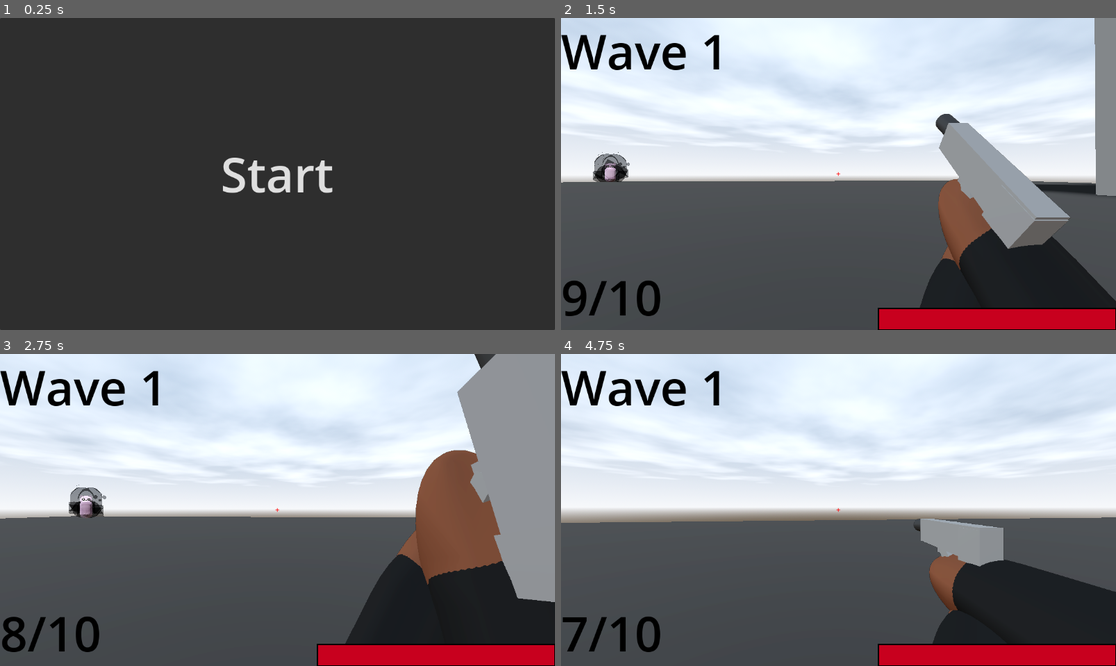
Above: before the commit, frames 1-4 (two rows, left to right).
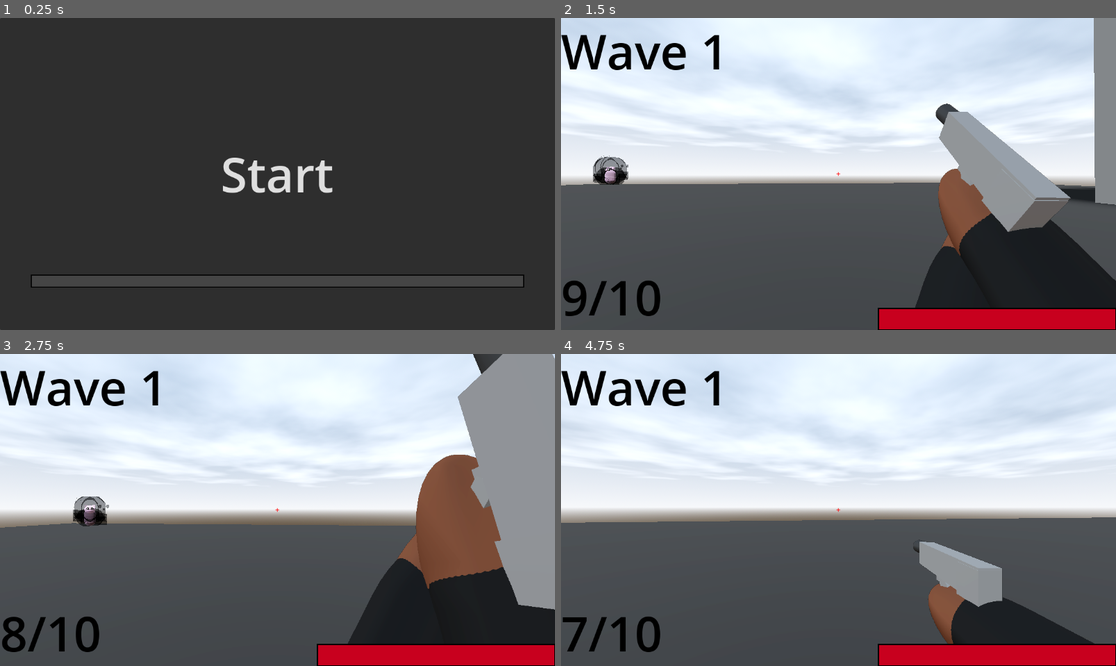
Above: after the commit, the same moments.

Repository: DylanFrenzy/The-Trials-and-Tribulations-of-Tim-Cheese
Game: Godot game, scene res://scenes/hud/start_screen.tscn
The game is run twice, just before and just after one commit, with the same random seed, the same clock (stepped at 60 frames per second) and the same inputs.
Inputs (mouse positions are in pixels of both pictures, inside the frame that each line leads up to):
- Up to frame 1 (0.25 s): no input
- Up to frame 2 (1.5 s): click "Start" at 0.5 s; move the mouse to (866, 174) at 1.27 s; press the mouse at (866, 174) at 1.28 s; hold W (move_forward) from 1.28 s (still down)
- Up to frame 3 (2.75 s): keep holding W (move_forward); tap Space (jump) at 1.52, 2.27 s; right-click (305, 510) at 1.55 s; move the mouse to (249, 510) at 2.02 s; release the mouse at (249, 510) at 2.03 s; right-click (249, 510) at 2.1 s; click (249, 510) at 2.3 s
- Up to frame 4 (4.75 s): keep holding W (move_forward); move the mouse to (849, 503) at 2.77 s; press the mouse at (849, 503) at 2.78 s; right-click (849, 503) at 3.05 s; move the mouse to (832, 516) at 3.52 s; release the mouse at (832, 516) at 3.53 s; right-click (832, 516) at 3.6 s; tap Space (jump) at 3.77, 4.52 s; click (832, 516) at 3.8 s; move the mouse to (877, 513) at 4.27 s; press the mouse at (877, 513) at 4.28 s; right-click (877, 513) at 4.55 s

The runs differ from the first frame. In frame 1, 0.6% of the frame differs, in the area x 5-95%, y 82-87%; in frame 2, 5.3%; in frame 3, 3.6%; in frame 4, 7.3%, in the area x 4-100%, y 52-93%.

Commit message:
sniper zoom, loadout

Diff:
--- a/3d-project/project.godot
+++ b/3d-project/project.godot
@@ -65,3 +65,19 @@
 "events": [Object(InputEventMouseButton,"resource_local_to_scene":false,"resource_name":"","device":-1,"window_id":0,"a …(258 unchanged characters)…
 ]
 }
+pistol_switch={
+"deadzone": 0.2,
+"events": [Object(InputEventKey,"resource_local_to_scene":false,"resource_name":"","device":-1,"window_id":0,"alt_pressed":false,"shift_pressed":false,"ctrl_pressed":false,"meta_pressed":false,"pressed":false,"keycode":0,"physical_keycode":49,"key_label":0,"unicode":49,"location":0,"echo":false,"script":null)
+]
+}
+sniper_switch={
+"deadzone": 0.2,
+"events": [Object(InputEventKey,"resource_local_to_scene":false,"resource_name":"","device":-1,"window_id":0,"alt_pressed":false,"shift_pressed":false,"ctrl_pressed":false,"meta_pressed":false,"pressed":false,"keycode":0,"physical_keycode":50,"key_label":0,"unicode":50,"location":0,"echo":false,"script":null)
+]
+}
+change_weapon_scroll={
+"deadzone": 0.2,
+"events": [Object(InputEventMouseButton,"resource_local_to_scene":false,"resource_name":"","device":-1,"window_id":0,"alt_pressed":false,"shift_pressed":false,"ctrl_pressed":false,"meta_pressed":false,"button_mask":0,"position":Vector2(0, 0),"global_position":Vector2(0, 0),"factor":1.0,"button_index":4,"canceled":false,"pressed":false,"double_click":false,"script":null)
+, Object(InputEventMouseButton,"resource_local_to_scene":false,"resource_name":"","device":-1,"window_id":0,"alt_pressed":false,"shift_pressed":false,"ctrl_pressed":false,"meta_pressed":false,"button_mask":0,"position":Vector2(0, 0),"global_position":Vector2(0, 0),"factor":1.0,"button_index":5,"canceled":false,"pressed":false,"double_click":false,"script":null)
+]
+}
--- a/3d-project/scenes/gun_cam.tscn
+++ b/3d-project/scenes/gun_cam.tscn
@@ -1,17 +1,19 @@
-[gd_scene load_steps=31 format=4 uid="uid://b17m2m5d4cdix"]
+[gd_scene load_steps=28 format=4 uid="uid://b17m2m5d4cdix"]
 
 [ext_resource type="PackedScene" uid="uid://uo8qyngydbub" path="res://assets/Arms.tscn" id="1_03c0v"]
 [ext_resource type="Script" uid="uid://dbkokuf3jkrkn" path="res://scripts/gun_cam.gd" id="1_ktk0j"]
 [ext_resource type="PackedScene" uid="uid://cwvmoqdyec4ah" path="res://assets/pistol.tscn" id="2_20781"]
+[ext_resource type="Script" uid="uid://473lulwbnb6c" path="res://scripts/arms.gd" id="3_i371p"]
 [ext_resource type="Script" uid="uid://cnpg01ajvsom3" path="res://scripts/pistol.gd" id="4_afw81"]
 [ext_resource type="AudioStream" uid="uid://b0o8epq0juwlr" path="res://sound effects/489069__tiliadesign__pistol-perfect-shot-with-silencer.wav" id="4_kb61h"]
 [ext_resource type="AudioStream" uid="uid://bcujp8y1baks3" path="res://sound effects/405538__nebulasnails__pistol-cock.wav" id="4_utigt"]
 [ext_resource type="AnimationLibrary" uid="uid://dvc0gjnq4kdv6" path="res://assets/Anim_lib/pistol.res" id="5_6r2yp"]
 [ext_resource type="AudioStream" uid="uid://cwd8wgpk8rb7k" path="res://sound effects/405538_nebulasnails_pistol-cock (mp3cut.net).mp3" id="6_tf6ll"]
+[ext_resource type="PackedScene" uid="uid://bqitfmr6lxq5a" path="res://assets/sniper_rifle.tscn" id="7_i371p"]
+[ext_resource type="Script" uid="uid://ri40ivn8bvx7" path="res://scripts/sniper_rifle.gd" id="7_wfaqt"]
 [ext_resource type="Material" uid="uid://uu6xha81wcsf" path="res://materials/Arms.tres" id="10_vc4ct"]
 [ext_resource type="Material" uid="uid://clib3jsw7xdh7" path="res://materials/shirt.tres" id="11_dg5pf"]
 [ext_resource type="Material" uid="uid://cjq8ydlcyvrnp" path="res://materials/mag_pistol_skin.tres" id="12_dg5pf"]
-[ext_resource type="Material" uid="uid://8d65jjkpvqql" path="res://materials/gun metal.tres" id="12_i371p"]
 
 [sub_resource type="Animation" id="Animation_tf6ll"]
 resource_name = "Fire"
@@ -304,22 +306,10 @@
 tracks/17/type = "value"
 tracks/17/imported = false
 tracks/17/enabled = true
-tracks/17/path = NodePath("../../Sniper Rifle:position")
+tracks/17/path = NodePath("..:position")
 tracks/17/interp = 1
 tracks/17/loop_wrap = true
 tracks/17/keys = {
-"times": PackedFloat32Array(0),
-"transitions": PackedFloat32Array(1),
-"update": 0,
-"values": [Vector3(0, -0.0404978, -0.212393)]
-}
-tracks/18/type = "value"
-tracks/18/imported = false
-tracks/18/enabled = true
-tracks/18/path = NodePath("..:position")
-tracks/18/interp = 1
-tracks/18/loop_wrap = true
-tracks/18/keys = {
 "times": PackedFloat32Array(0),
 "transitions": PackedFloat32Array(1),
 "update": 0,
@@ -492,22 +482,10 @@
 tracks/0/type = "value"
 tracks/0/imported = false
 tracks/0/enabled = true
-tracks/0/path = NodePath("../../Sniper Rifle:position")
+tracks/0/path = NodePath("..:position")
 tracks/0/interp = 1
 tracks/0/loop_wrap = true
 tracks/0/keys = {
-"times": PackedFloat32Array(0, 0.7),
-"transitions": PackedFloat32Array(1, 0.233259),
-"update": 0,
-"values": [Vector3(0, -0.0404978, -0.212393), Vector3(-0.228783, -0.0990999, 0.0263968)]
-}
-tracks/1/type = "value"
-tracks/1/imported = false
-tracks/1/enabled = true
-tracks/1/path = NodePath("..:position")
-tracks/1/interp = 1
-tracks/1/loop_wrap = true
-tracks/1/keys = {
 "times": PackedFloat32Array(0, 0.7),
 "transitions": PackedFloat32Array(1, 0.233259),
 "update": 0,
@@ -652,30 +630,38 @@
 &"put_away": SubResource("Animation_mk8an")
 }
 
+[sub_resource type="Animation" id="Animation_wfaqt"]
+resource_name = "Zoom"
+length = 0.5
+tracks/0/type = "value"
+tracks/0/imported = false
+tracks/0/enabled = true
+tracks/0/path = NodePath("..:position")
+tracks/0/interp = 1
+tracks/0/loop_wrap = true
+tracks/0/keys = {
+"times": PackedFloat32Array(0, 0.5),
+"transitions": PackedFloat32Array(1, 1),
+"update": 0,
+"values": [Vector3(0.204037, -0.0969836, -0.170399), Vector3(-0.006, -0.119, 0.057)]
+}
+
+[sub_resource type="Animation" id="Animation_jtfo8"]
+length = 0.001
+
+[sub_resource type="AnimationLibrary" id="AnimationLibrary_jtfo8"]
+_data = {
+&"RESET": SubResource("Animation_jtfo8"),
+&"Zoom": SubResource("Animation_wfaqt")
+}
+
 [sub_resource type="CapsuleMesh" id="CapsuleMesh_wfaqt"]
 
 [sub_resource type="CapsuleMesh" id="CapsuleMesh_jtfo8"]
-
-[sub_resource type="BoxMesh" id="BoxMesh_wfaqt"]
-
-[sub_resource type="CylinderMesh" id="CylinderMesh_jtfo8"]
-top_radius = 0.3
-
-[sub_resource type="CylinderMesh" id="CylinderMesh_218sg"]
-
-[sub_resource type="CylinderMesh" id="CylinderMesh_6e0xu"]
-
-[sub_resource type="BoxMesh" id="BoxMesh_l3yuo"]
-
-[sub_resource type="TorusMesh" id="TorusMesh_dg5pf"]
-inner_radius = 0.659
-
-[sub_resource type="CylinderMesh" id="CylinderMesh_i371p"]
-
-[sub_resource type="BoxMesh" id="BoxMesh_dg5pf"]
 
 [node name="GunCam" type="Camera3D"]
 transform = Transform3D(-3.61999e-06, 0, -1, 0, 1, 0, 1, 0, -3.61999e-06, 0, 0, 0)
+near = 0.021
 script = ExtResource("1_ktk0j")
 
 [node name="RayCast3D" type="RayCast3D" parent="."]
@@ -684,6 +670,7 @@
 
 [node name="Node3D" parent="." instance=ExtResource("1_03c0v")]
 transform = Transform3D(-3.61999e-07, 0, -0.1, 0, 0.1, 0, 0.1, 0, -3.61999e-07, 0.204037, -0.0969836, -0.170399)
+script = ExtResource("3_i371p")
 
 [node name="Pistol" parent="Node3D" instance=ExtResource("2_20781")]
 transform = Transform3D(1, 0, 0, 0, 1, 0, 0, 0, 1, -1.13019, 0.423723, 0.0856413)
@@ -693,6 +680,15 @@
 libraries = {
 &"": SubResource("AnimationLibrary_mk8an"),
 &"pistol": ExtResource("5_6r2yp")
+}
+
+[node name="SniperRifle" parent="Node3D" instance=ExtResource("7_i371p")]
+transform = Transform3D(-1.74847e-07, 0, 4, 0, 4, 0, -4, 0, -1.74847e-07, -0.429, 0.791, 0.851)
+script = ExtResource("7_wfaqt")
+
+[node name="AnimationPlayer2" type="AnimationPlayer" parent="Node3D/SniperRifle"]
+libraries = {
+&"": SubResource("AnimationLibrary_jtfo8")
 }
 
 [node name="AudioStreamPlayer3D" type="AudioStreamPlayer3D" parent="."]
@@ -718,7 +714,7 @@
 material = ExtResource("11_dg5pf")
 
 [node name="left_arm_solo" type="CSGMesh3D" parent="."]
-transform = Transform3D(-0.000239449, 0.145469, -0.0802846, 0.0999994, 0.00097999, 1.25198e-09, 0.000322452, -0.195893, -0.0596187, 0.137661, -0.151003, -0.170338)
+transform = Transform3D(-0.000239449, 0.145469, -0.0802846, 0.0999995, 0.000979991, 1.25198e-09, 0.000322452, -0.195893, -0.0596187, 0.137661, -0.151003, -0.170338)
 visible = false
 layers = 2
 mesh = SubResource("CapsuleMesh_jtfo8")
@@ -738,90 +734,3 @@
 [node name="Pistol2" parent="." instance=ExtResource("2_20781")]
 transform = Transform3D(-3.61999e-07, 0, -0.1, 0, 0.1, 0, 0.1, 0, -3.61999e-07, 0.196731, -0.0556682, -0.284847)
 visible = false
-
-[node name="AnimationPlayer2" type="AnimationPlayer" parent="Pistol2"]
-root_node = NodePath("../../Node3D/Pistol")
-libraries = {
-&"": SubResource("AnimationLibrary_mk8an"),
-&"pistol": ExtResource("5_6r2yp")
-}
-
-[node name="Sniper Rifle" type="Node3D" parent="."]
-transform = Transform3D(1, 0, 0, 0, 1, 0, 0, 0, 1, 0, -0.0404978, -0.212393)
-visible = false
-
-[node name="MeshInstance3D" type="MeshInstance3D" parent="Sniper Rifle"]
-transform = Transform3D(-0.0836861, 0, 0, 0, 0.0537959, 0, 0, 0, 1.27557, 0.222263, -0.00124715, -0.729579)
-mesh = SubResource("BoxMesh_wfaqt")
-skeleton = NodePath("../..")
-
-[node name="MeshInstance3D2" type="MeshInstance3D" parent="Sniper Rifle"]
-transform = Transform3D(-0.0877708, 0, 5.68434e-14, 0, 0.257999, 0, 0, 0, 0.196175, 0.222263, -0.0945606, 0.00655954)
-mesh = SubResource("BoxMesh_wfaqt")
-skeleton = NodePath("../..")
-
-[node name="MeshInstance3D3" type="MeshInstance3D" parent="Sniper Rifle"]
-transform = Transform3D(-0.0376059, -1.76164e-13, 1.17405e-14, 0, -2.99493e-08, 0.0405182, 0, -0.685161, -1.77111e-09, 0.223901, 0.0264987, -0.786331)
-material_override = ExtResource("11_dg5pf")
-mesh = SubResource("CylinderMesh_jtfo8")
-skeleton = NodePath("../..")
-
-[node name="bolt" type="MeshInstance3D" parent="Sniper Rifle"]
-transform = Transform3D(-0.047, -1.0315e-08, 5.83605e-11, 0, 0.00157546, 0.0499955, -4.10887e-09, 0.117989, -0.000667566, 0.223901, 0.0264987, -0.19297)
-mesh = SubResource("CylinderMesh_218sg")
-skeleton = NodePath("../..")
-surface_material_override/0 = ExtResource("12_i371p")
-
-[node name="bolt_handle" type="MeshInstance3D" parent="Sniper Rifle"]
-transform = Transform3D(0.000883528, -0.0304033, 0.00384137, -0.00163598, 0.00873608, 0.0128403, -0.0125303, -0.00328436, -0.00140559, 0.17673, 0.0376748, -0.187303)
-mesh = SubResource("CylinderMesh_jtfo8")
-skeleton = NodePath("../..")
-surface_material_override/0 = ExtResource("12_i371p")
-
-[node name="MeshInstance3D6" type="MeshInstance3D" parent="Sniper Rifle"]
-transform = Transform3D(0.00470659, 0.00294176, 0.00144183, -0.00136363, 0.000718083, 0.00501631, -0.000298478, 0.0431065, -0.00018196, 0.199315, 0.0328967, -0.138988)
-material_override = ExtResource("11_dg5pf")
-mesh = SubResource("CylinderMesh_jtfo8")
-skeleton = NodePath("../..")
-surface_material_override/0 = ExtResource("12_i371p")
-
-[node name="MeshInstance3D7" type="MeshInstance3D" parent="Sniper Rifle"]
-transform = Transform3D(0.0932896, 8.88678e-14, 0, 0, -1.08769e-08, 0.0679092, 3.3317e-14, -0.248836, -2.9684e-09, 0.214674, -0.0237324, -0.777587)
-material_override = ExtResource("11_dg5pf")
-mesh = SubResource("CylinderMesh_6e0xu")
-
-[node name="Mag" type="MeshInstance3D" parent="Sniper Rifle"]
-transform = Transform3D(-0.0355972, 0, 0, 0, 0.115795, 0, 0, 0, 0.159227, 0.218702, -0.198562, 0.0057812)
-mesh = SubResource("BoxMesh_l3yuo")
-
-[node name="MeshInstance3D4" type="MeshInstance3D" parent="Sniper Rifle"]
-transform = Transform3D(0.0502265, 0, 0, 0, -1.74026e-08, -0.0502265, 0, 0.398126, -2.19547e-09, 0.22594, 0.101042, -0.184115)
-material_override = ExtResource("11_dg5pf")
-mesh = SubResource("TorusMesh_dg5pf")
-
-[node name="MeshInstance3D5" type="MeshInstance3D" parent="Sniper Rifle"]
-transform = Transform3D(0.0171841, 0, 0, 0, 0.0386572, 0, 0, 0, 0.0171841, 0.262546, 0.0371669, -0.128511)
-mesh = SubResource("CylinderMesh_i371p")
-
-[node name="MeshInstance3D8" type="MeshInstance3D" parent="Sniper Rifle"]
-transform = Transform3D(0.0171841, 0, 0, 0, 0.0386572, 0, 0, 0, 0.0171841, 0.262546, 0.0401204, -0.178596)
-mesh = SubResource("CylinderMesh_i371p")
-
-[node name="MeshInstance3D9" type="MeshInstance3D" parent="Sniper Rifle"]
-transform = Transform3D(0.0171841, 0, 0, 0, 0.0386572, 0, 0, 0, 0.0171841, 0.262546, 0.0378029, -0.234188)
-mesh = SubResource("CylinderMesh_i371p")
-
-[node name="MeshInstance3D10" type="MeshInstance3D" parent="Sniper Rifle"]
-transform = Transform3D(-0.0853378, 0, 0, 0, 0.141663, -0.0340628, 0, -0.16446, -0.0293411, 0.224412, -0.0923647, -0.366313)
-mesh = SubResource("BoxMesh_dg5pf")
-
-[node name="MeshInstance3D11" type="MeshInstance3D" parent="Sniper Rifle"]
-transform = Transform3D(-0.0853378, 0, 0, 0, -0.00473895, -0.0449468, 0, -0.21701, 0.000981526, 0.224412, -0.156931, -0.19117)
-mesh = SubResource("BoxMesh_dg5pf")
-skeleton = NodePath("../..")
-
-[node name="MeshInstance3D12" type="MeshInstance3D" parent="Sniper Rifle"]
-transform = Transform3D(-0.0506665, 0, 0, 0, 0.122155, 0.00199292, 0, -0.0356073, 0.00683695, 0.224412, -0.0379331, -0.225857)
-material_override = ExtResource("11_dg5pf")
-mesh = SubResource("BoxMesh_dg5pf")
-skeleton = NodePath("../..")
--- a/3d-project/scenes/hud/start_screen.tscn
+++ b/3d-project/scenes/hud/start_screen.tscn
@@ -1,6 +1,21 @@
-[gd_scene load_steps=2 format=3 uid="uid://c3mcl7ou5l8jh"]
+[gd_scene load_steps=4 format=3 uid="uid://c3mcl7ou5l8jh"]
 
 [ext_resource type="Script" uid="uid://dup7xhajwggf" path="res://scripts/start_screen.gd" id="1_tx5wa"]
+
+[sub_resource type="StyleBoxFlat" id="StyleBoxFlat_3vtch"]
+bg_color = Color(0.270222, 0.270222, 0.270222, 1)
+border_width_left = 2
+border_width_top = 2
+border_width_right = 2
+border_width_bottom = 2
+border_color = Color(0, 0, 0, 1)
+
+[sub_resource type="StyleBoxFlat" id="StyleBoxFlat_4d5ri"]
+bg_color = Color(0.775063, 0.775063, 0.775063, 1)
+border_width_left = 2
+border_width_top = 2
+border_width_bottom = 2
+border_color = Color(0, 0, 0, 1)
 
 [node name="StartScreen" type="Control"]
 layout_mode = 3
@@ -30,4 +45,21 @@
 theme_override_font_sizes/font_size = 100
 text = "Start"
 
+[node name="ProgressBar" type="ProgressBar" parent="."]
+layout_mode = 1
+anchors_preset = 7
+anchor_left = 0.5
+anchor_top = 1.0
+anchor_right = 0.5
+anchor_bottom = 1.0
+offset_left = -512.0
+offset_top = -115.0
+offset_right = 512.0
+offset_bottom = -88.0
+grow_horizontal = 2
+grow_vertical = 0
+theme_override_styles/background = SubResource("StyleBoxFlat_3vtch")
+theme_override_styles/fill = SubResource("StyleBoxFlat_4d5ri")
+show_percentage = false
+
 [connection signal="pressed" from="Button" to="." method="_on_button_pressed"]
--- a/3d-project/scripts/character_body_3d.gd
+++ b/3d-project/scripts/character_body_3d.gd
@@ -30,18 +30,6 @@
 		camera.rotate_x(deg_to_rad(-event.relative.y * mouse_sensitivity))
 		camera.rotation.x = clamp(camera.rotation.x, deg_to_rad(-90), deg_to_rad(90))
 		GunCam.sway(Vector2(event.relative.x, event.relative.y))
-
-	if event.is_action_pressed("zoom"):
-		Zoom()
-	if event.is_action_released("zoom"):
-		Zoom()
-
-func Zoom():
-	if !zoomed:
-		AnimationPlayer2.play("Zoom")
-	else: AnimationPlayer2.play_backwards("Zoom")
-
-	zoomed = !zoomed
 
 func _physics_process(delta):
 	GunCam.global_transform = camera.global_transform
--- a/3d-project/scripts/gun_cam.gd
+++ b/3d-project/scripts/gun_cam.gd
@@ -1,12 +1,14 @@
 extends Camera3D
 
 @onready var Node_3D = $Node3D
+var zoomed = false
 
 func _process(delta):
+	if zoomed: return
 	Node_3D.position.x = lerp(Node_3D.position.x, 0.204, delta * 5)
 	Node_3D.position.y = lerp(Node_3D.position.y, -0.17, delta * 5)
-	pass
 
 func sway(sway_amount):
+	if zoomed: return
 	Node_3D.position.x -= sway_amount.x * 0.0002
 	Node_3D.position.y += sway_amount.y * 0.0002
--- a/3d-project/scripts/pistol.gd
+++ b/3d-project/scripts/pistol.gd
@@ -3,7 +3,6 @@
 @export var damage := 10
 @export var max_ammo := 10
 @export var current_ammo := 10
-@export var reload_time := 2.0
 
 @onready var ani_player = $AnimationPlayer2;
 @onready var muzzle_flash = $muzzle_flash
@@ -26,7 +25,7 @@
 			if ray_caster.is_colliding():
 				var target = ray_caster.get_collider();
 				if target.has_method("take_damage"):
-					target.take_damage(10);
+					target.take_damage(damage);
 
 	if (event.is_action_pressed("reload")):
 		muzzle_flash.emitting = false
--- a/3d-project/scripts/start_screen.gd
+++ b/3d-project/scripts/start_screen.gd
@@ -1,6 +1,33 @@
 extends Control
 
-var main_game_scene_path = "res://scenes/main.tscn"
+@onready var load_bar = $ProgressBar;
+
+var main_game_scene_path;
+var progress_value = 0.00;
+var is_loading = false
+
+func load_bar_start():
+	main_game_scene_path = "res://scenes/main.tscn"
+	ResourceLoader.load_threaded_request(main_game_scene_path)
+
+func _process(delta: float) -> void:
+	if not main_game_scene_path:
+		return;
+
+	var progress = []
+	var status = ResourceLoader.load_threaded_get_status(main_game_scene_path, progress)
+
+	if status == ResourceLoader.ThreadLoadStatus.THREAD_LOAD_IN_PROGRESS:
+		progress_value = progress[0] * 100;
+		load_bar.value = move_toward(load_bar.value, progress_value, delta * 20);
+
+	if status == ResourceLoader.ThreadLoadStatus.THREAD_LOAD_LOADED:
+		load_bar.value = move_toward(load_bar.value, 100.0, delta * 150)
+
+	if load_bar.value >= 99:
+		var loaded_scene = ResourceLoader.load_threaded_get(main_game_scene_path)
+		if loaded_scene: get_tree().change_scene_to_packed(loaded_scene);
 
 func _on_button_pressed() -> void:
-	get_tree().change_scene_to_file(main_game_scene_path) # Replace with function body.
+	$Button.disabled = true
+	load_bar_start()
